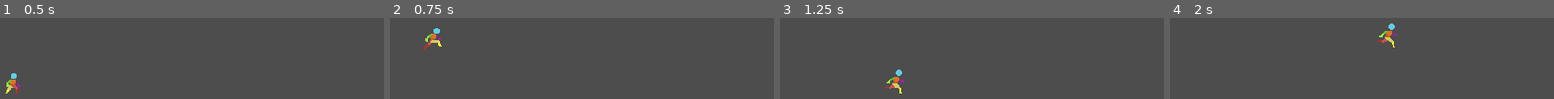
Above: before the commit, frames 1-4 (left to right).
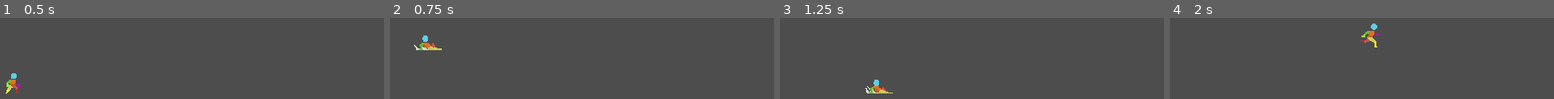
Above: after the commit, the same moments.

Repository: SJCooper/Prototype1
Game: Godot game, scene res://Assets/Scenes/game.tscn
Same seed, same stepped clock (60 frames per second), same inputs: the game is played once before the commit and once after it.
Inputs:
- Up to frame 1 (0.5 s): no input
- Up to frame 2 (0.75 s): tap Enter (ui_accept) at 0.5 s; hold Right (ui_right) from 0.53 s (still down); hold X (slide, bound only after the commit) from 0.53 s (still down)
- Up to frame 3 (1.25 s): keep holding Right (ui_right); keep holding X (slide, bound only after the commit); tap Enter (ui_accept) at 0.77 s; tap Shift at 0.8 s
- Up to frame 4 (2 s): keep holding Right (ui_right); release X (slide, bound only after the commit) at 1.28 s; tap Shift at 1.35 s; tap Enter (ui_accept) at 1.52 s; tap Z at 1.55 s

Frame 1 is identical in both runs. In frame 2, 0.9% of the frame differs, in the area x 6-14%, y 12-40%; in frame 3, 1.0%; in frame 4, 1.0%, in the area x 49-60%, y 6-37%.

Commit message:
fixed sliding and speed reset
fixed issue where speed would not reset after a slide.

Diff:
--- a/Assets/Scripts/player.gd
+++ b/Assets/Scripts/player.gd
@@ -14,10 +14,10 @@
 	if not is_on_floor():
 		velocity.y += gravity * delta
 
+
 	# Handle jump.
 	if Input.is_action_just_pressed("ui_accept") and is_on_floor():
 		velocity.y = JUMP_VELOCITY
-
 
 	# Get the input direction and handle the movement/deceleration.
 	# As good practice, you should replace UI actions with custom gameplay actions.
@@ -31,47 +31,53 @@
 	if Input.is_action_pressed("ui_right") && Input.is_key_pressed(KEY_SHIFT):
 		$AnimatedSprite2D.play("walk")
 		$AnimatedSprite2D.flip_h = false
+		SPEED = 200
 		speedAdjust = 2
 	#walk left animation logic
 	elif Input.is_action_pressed("ui_left") && Input.is_key_pressed(KEY_SHIFT):
 		$AnimatedSprite2D.play("walk")
 		$AnimatedSprite2D.flip_h = true
+		SPEED = 200
 		speedAdjust = 2
 	#crouch walk right logic
 	elif Input.is_action_pressed("ui_right") && Input.is_key_pressed(KEY_Z):
 		$AnimatedSprite2D.play("crouch_walk")
 		$AnimatedSprite2D.flip_h = false
+		SPEED = 200
 		speedAdjust = 4
 	#crouch walk left logic
 	elif Input.is_action_pressed("ui_left") && Input.is_key_pressed(KEY_Z):
 		$AnimatedSprite2D.play("crouch_walk")
 		$AnimatedSprite2D.flip_h = true
+		SPEED = 200
 		speedAdjust = 4
-	##slide right logic
-	#elif Input.is_action_pressed("ui_right") && Input.is_key_pressed(KEY_X):
-		#$AnimatedSprite2D.play("slide")
-		#$AnimatedSprite2D.flip_h = false
-		#speedAdjust = 1
-		#SPEED = SPEED - 2
-		#if SPEED < 0:
-			#SPEED = 0
-	##slide left logic
-	#elif Input.is_action_pressed("ui_left") && Input.is_key_pressed(KEY_X):
-		#$AnimatedSprite2D.play("slide")
-		#$AnimatedSprite2D.flip_h = true
-		#speedAdjust = 1
-		#SPEED = SPEED - 2
-		#if SPEED < 0:
-			#SPEED = 0
+	#slide right logic
+	elif Input.is_action_pressed("ui_right") && Input.is_action_pressed("slide"):
+		$AnimatedSprite2D.play("slide")
+		$AnimatedSprite2D.flip_h = false
+		speedAdjust = 1
+		SPEED = SPEED - 3
+		if SPEED < 0:
+			SPEED = 0
+	#slide left logic
+	elif Input.is_action_pressed("ui_left") && Input.is_action_pressed("slide"):
+		$AnimatedSprite2D.play("slide")
+		$AnimatedSprite2D.flip_h = true
+		speedAdjust = 1
+		SPEED = SPEED - 3
+		if SPEED < 0:
+			SPEED = 0
 	#run right animation logic
 	elif Input.is_action_pressed("ui_right"):
 		$AnimatedSprite2D.play("run")
 		$AnimatedSprite2D.flip_h = false
+		SPEED = 200
 		speedAdjust = 1
 	#run left animation logic
 	elif Input.is_action_pressed("ui_left"):
 		$AnimatedSprite2D.play("run")
 		$AnimatedSprite2D.flip_h = true
+		SPEED = 200
 		speedAdjust = 1
 	#crouch idle
 	elif Input.is_key_pressed(KEY_Z):
--- a/project.godot
+++ b/project.godot
@@ -22,6 +22,14 @@
 window/size/mode=2
 window/stretch/mode="canvas_items"
 
+[input]
+
+slide={
+"deadzone": 0.5,
+"events": [Object(InputEventKey,"resource_local_to_scene":false,"resource_name":"","device":-1,"window_id":0,"alt_pressed":false,"shift_pressed":false,"ctrl_pressed":false,"meta_pressed":false,"pressed":false,"keycode":0,"physical_keycode":88,"key_label":0,"unicode":120,"echo":false,"script":null)
+]
+}
+
 [rendering]
 
 textures/canvas_textures/default_texture_filter=0
